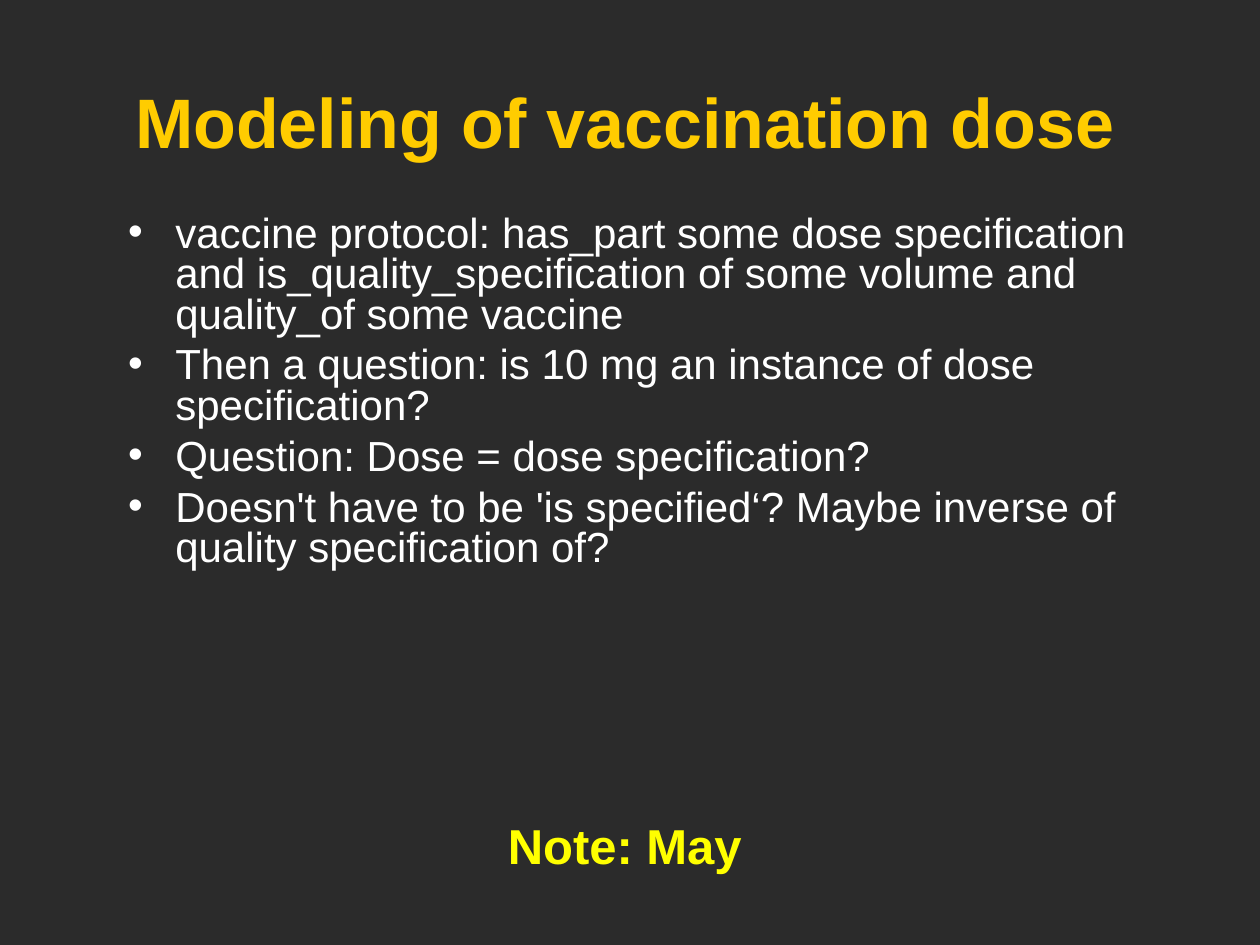
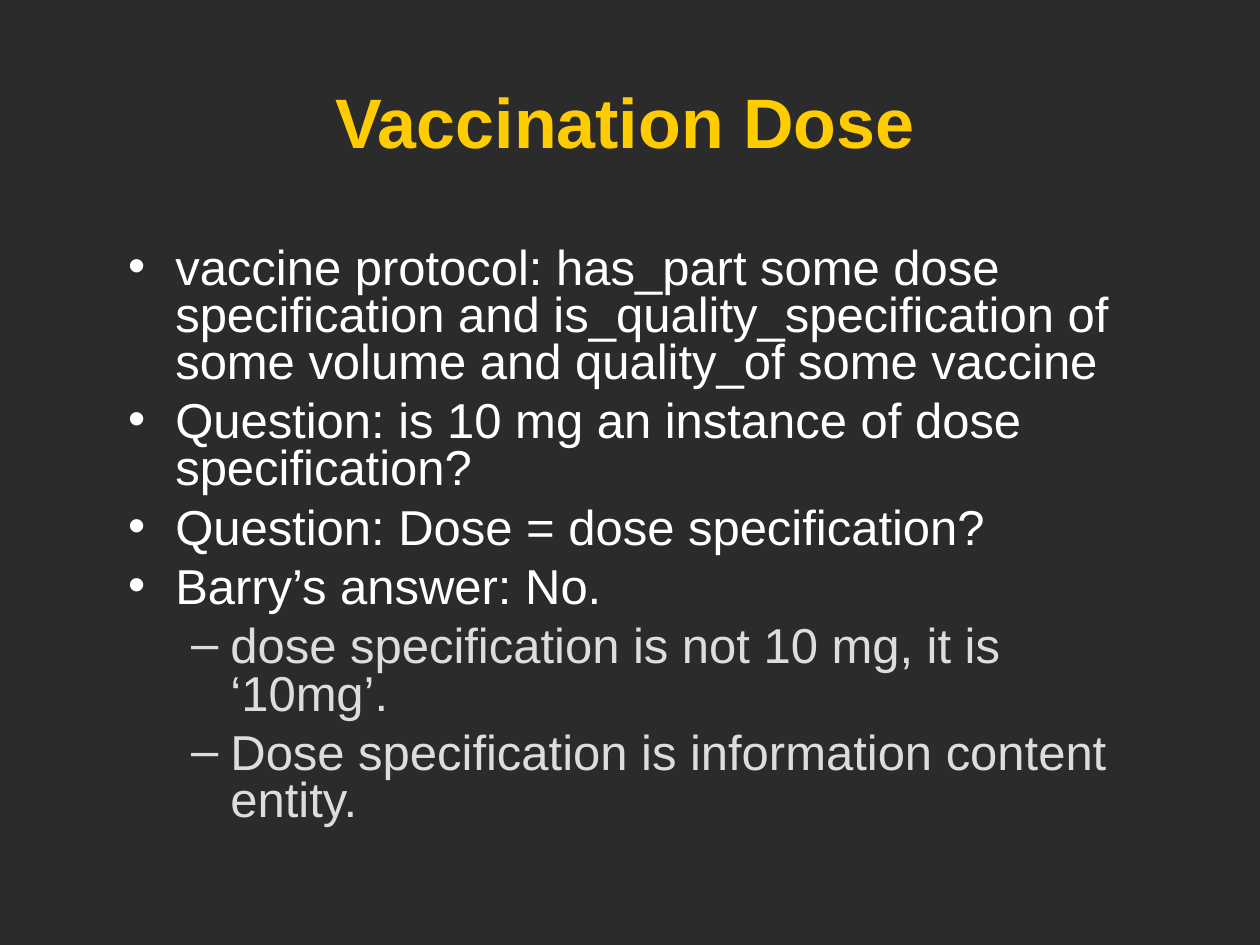
Before and after one commit to obi-ontology/obi-legacy-svn, a slide deck: slide 11 of trunk/docs/developer/use cases/Vaccine_usercase_Vancouver2010.ppt. Drawn at 1260x945 pixels with LibreOffice and Linux fonts; fonts in the diff are those of the drawing; background and template pictures are left out; a plain dark background stands for a picture behind light text. Boxes give left, top, right and bottom in pixels: in the first picture for what was removed or moved away, otherwise in the second. Text is boxed around its words. In the diff, an @@ line names an element or a change of style, - is before the commit and + after.

Commit message:
Updates

```diff
--- a/trunk/docs/developer/use cases/Vaccine_usercase_Vancouver2010.ppt
+++ b/trunk/docs/developer/use cases/Vaccine_usercase_Vancouver2010.ppt
@@ title at [335, 97, 914, 149]: text changed @@
-Modeling of vaccination dose
+Vaccination Dose
@@ text "vaccine protocol: has_part some dose ...": place and size @@
-text "vaccine protocol: has_part some dose ..." at [175, 217, 1125, 570]
+text "vaccine protocol: has_part some dose ..." at [175, 249, 1109, 827]
@@ text at [175, 249, 1109, 555]: size 24 to 28 pt in "vaccine protocol: has_part some dose specification and ...", "Question: Dose = dose specification?"; more space between paragraphs @@
@@ text at [175, 402, 1021, 495]: text changed; size 24 to 28 pt @@
-• Then a question: is 10 mg an instance of dose specification?
+• Question: is 10 mg an instance of dose specification?
@@ text at [175, 570, 1107, 827]: text changed; size 24 to 28 pt; text colour #FFFFFF to #DDDDDD @@
-• Doesn't have to be 'is specified‘? Maybe inverse of quality specification of?
+• Barry’s answer: No.
+  – dose specification is not 10 mg, it is ‘10mg’.
+  – Dose specification is information content entity.
@@ text removed at [508, 830, 741, 874] @@
-Note: May
```
Also in this commit, not shown: 16 other slides changed.
